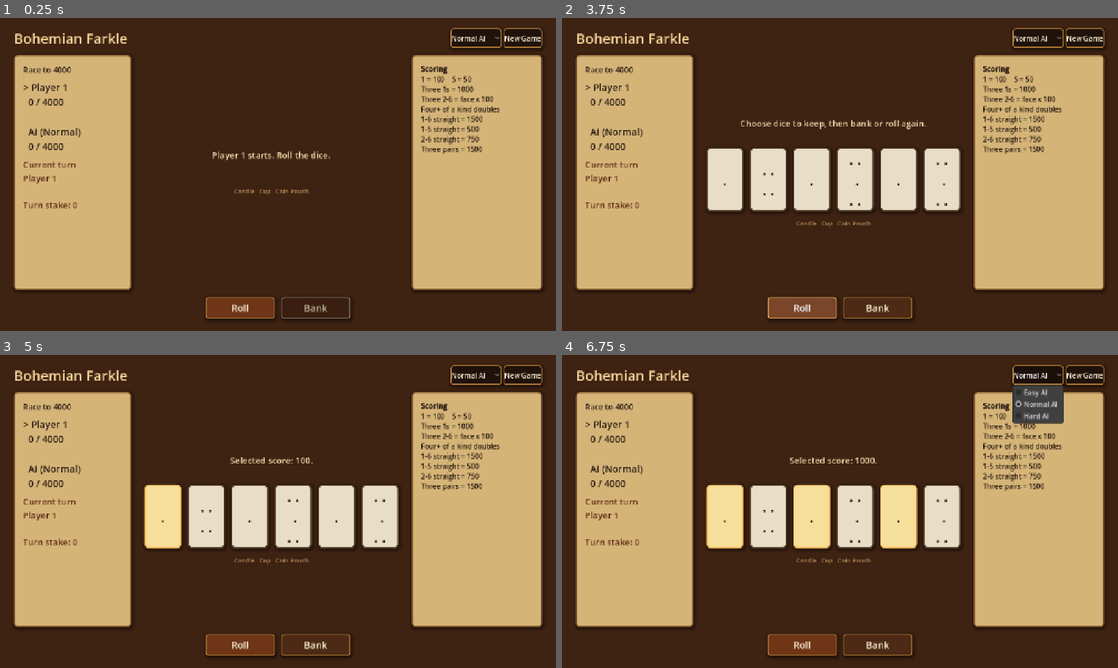
Above: before the commit, frames 1-4 (two rows, left to right).
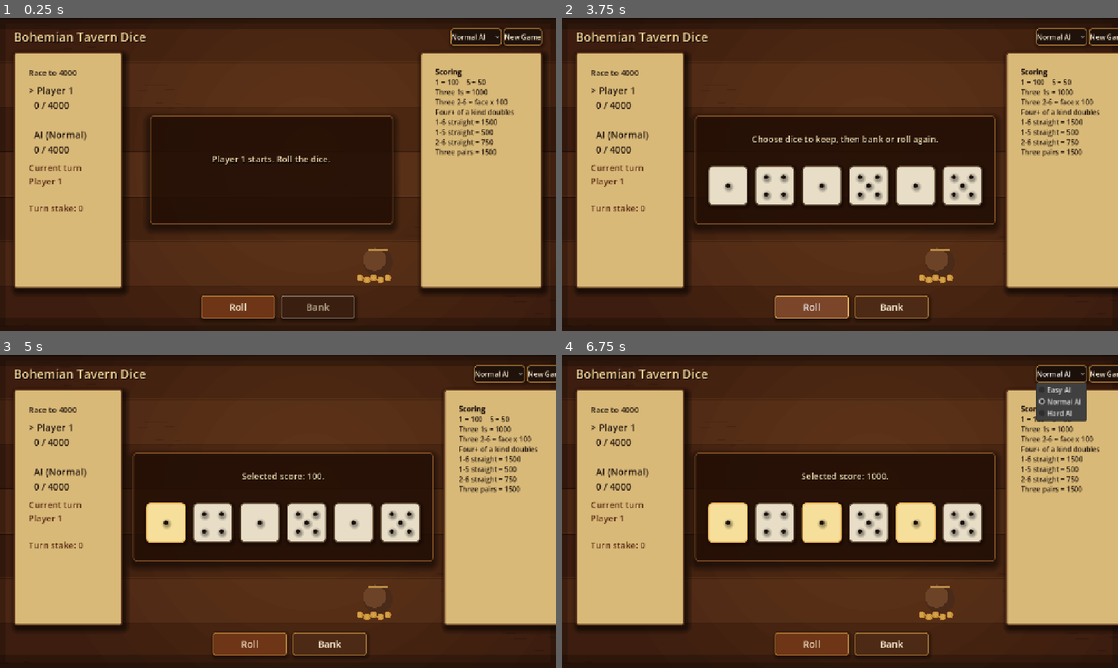
Above: after the commit, the same moments.

Repository: YGY-Sun/bohemian-farkle
Game: Godot game, scene res://scenes/Main.tscn
Two runs of this game, one before a commit and one after it. Both use one fixed random seed, a clock stepped at 60 frames per second and the inputs below.
Inputs (mouse positions are in pixels of both pictures, inside the frame that each line leads up to):
- Up to frame 1 (0.25 s): no input
- Up to frame 2 (3.75 s): click "Normal AI" at 0.5 s; click "Normal AI" at 1.25 s; click "New Game" at 2 s; click "New Game" at 2.75 s; click "Roll" at 3.5 s
- Up to frame 3 (5 s): click (161, 517) at 4.25 s, where only the run before the commit has a clickable "."
- Up to frame 4 (6.75 s): click (812, 517) at 5 s, where only the run before the commit has a clickable "."; click (901, 517) at 5.75 s, where only the run before the commit has a clickable "."; click "Normal AI" at 6.5 s

The runs differ from the first frame. In frame 1, 19% of the frame differs, in the area x 0-100%, y 0-99%; in frame 2, 30%; in frame 3, 30%; in frame 4, 31%.

Commit message:
Improve tavern tabletop presentation

Diff:
--- a/scripts/Main.gd
+++ b/scripts/Main.gd
@@ -19,7 +19,81 @@
 const BONE_SELECTED := Color("#f6df9a")
 const DISABLED_TINT := Color("#8d8070")
 const PANEL_RADIUS := 8
-const DICE_SIZE := 86
+const DICE_SIZE := 92
+
+class TavernBackdrop:
+	extends Control
+
+	func _ready() -> void:
+		mouse_filter = Control.MOUSE_FILTER_IGNORE
+
+
+	func _notification(what: int) -> void:
+		if what == NOTIFICATION_RESIZED:
+			queue_redraw()
+
+
+	func _draw() -> void:
+		var table_rect := Rect2(Vector2.ZERO, size)
+		draw_rect(table_rect, Color("#2a1208"))
+
+		var plank_count := 7
+		var plank_height := size.y / plank_count
+		for plank in range(plank_count):
+			var y := plank * plank_height
+			var fill := Color("#3c1d0f") if plank % 2 == 0 else Color("#4a2614")
+			draw_rect(Rect2(0, y, size.x, plank_height), fill)
+			draw_line(Vector2(0, y), Vector2(size.x, y), Color(0, 0, 0, 0.32), 3.0)
+			draw_line(Vector2(0, y + plank_height - 2), Vector2(size.x, y + plank_height - 2), Color("#7b4422", 0.2), 1.0)
+
+		for i in range(38):
+			var x := fmod(float(i * 173), max(size.x, 1.0))
+			var y := fmod(float(i * 97), max(size.y, 1.0))
+			var length := 36.0 + fmod(float(i * 19), 96.0)
+			draw_line(Vector2(x, y), Vector2(min(x + length, size.x), y + sin(float(i)) * 5.0), Color("#160a05", 0.22), 1.0)
+
+		var light_center := Vector2(size.x * 0.56, size.y * 0.44)
+		for ring in range(9, 0, -1):
+			draw_circle(light_center, ring * 68.0, Color("#d58836", 0.018))
+
+		_draw_candle(Vector2(size.x * 0.14, size.y * 0.76))
+		_draw_cup(Vector2(size.x * 0.83, size.y * 0.77))
+		_draw_coin_pouch(Vector2(size.x * 0.68, size.y * 0.78))
+
+		draw_rect(table_rect, Color(0, 0, 0, 0.18), false, 24.0)
+		draw_rect(Rect2(Vector2.ZERO, Vector2(size.x, 26)), Color(0, 0, 0, 0.24))
+		draw_rect(Rect2(Vector2(0, size.y - 30), Vector2(size.x, 30)), Color(0, 0, 0, 0.22))
+
+
+	func _draw_candle(pos: Vector2) -> void:
+		draw_circle(pos + Vector2(0, -48), 76, Color("#f0a743", 0.09))
+		draw_circle(pos + Vector2(0, -48), 38, Color("#ffd382", 0.14))
+		draw_rect(Rect2(pos + Vector2(-13, -46), Vector2(26, 58)), Color("#d9c28a"))
+		draw_rect(Rect2(pos + Vector2(-15, 8), Vector2(30, 7)), Color("#9a6b37"))
+		draw_circle(pos + Vector2(0, -57), 9, Color("#ffbf4e"))
+		draw_circle(pos + Vector2(0, -62), 4, Color("#fff1a8"))
+
+
+	func _draw_cup(pos: Vector2) -> void:
+		draw_colored_polygon(PackedVector2Array([
+			pos + Vector2(-34, -14),
+			pos + Vector2(34, -14),
+			pos + Vector2(24, 34),
+			pos + Vector2(-24, 34),
+		]), Color("#5a321f"))
+		draw_arc(pos + Vector2(0, -14), 33, 0, TAU, 36, Color("#8f5c37"), 8.0)
+		draw_arc(pos + Vector2(0, -14), 25, 0, TAU, 36, Color("#26150d"), 5.0)
+		draw_arc(pos + Vector2(34, 9), 18, -PI * 0.45, PI * 0.45, 20, Color("#9b6a45"), 5.0)
+
+
+	func _draw_coin_pouch(pos: Vector2) -> void:
+		draw_circle(pos, 34, Color("#4a2a19"))
+		draw_circle(pos + Vector2(-8, -6), 26, Color("#6d4327"))
+		draw_line(pos + Vector2(-24, -28), pos + Vector2(24, -28), Color("#bb8b45"), 4.0)
+		for i in range(5):
+			var coin_pos := pos + Vector2(-42 + i * 16, 36 + (i % 2) * 5)
+			draw_circle(coin_pos, 8, Color("#c28a32"))
+			draw_circle(coin_pos, 5, Color("#e0b45d", 0.55))
 
 var rng := RandomNumberGenerator.new()
 var game_mode := GameMode.SINGLE_PLAYER
@@ -53,17 +127,10 @@
 
 
 func _build_ui() -> void:
-	var table := ColorRect.new()
+	var table := TavernBackdrop.new()
 	table.name = "TavernTable"
-	table.color = TABLE_MID
 	table.set_anchors_preset(Control.PRESET_FULL_RECT)
 	add_child(table)
-
-	var vignette := ColorRect.new()
-	vignette.name = "TableVignette"
-	vignette.color = Color(0, 0, 0, 0.18)
-	vignette.set_anchors_preset(Control.PRESET_FULL_RECT)
-	add_child(vignette)
 
 	var safe := MarginContainer.new()
 	safe.set_anchors_preset(Control.PRESET_FULL_RECT)
@@ -99,9 +166,12 @@
 	header.size_flags_horizontal = Control.SIZE_EXPAND_FILL
 
 	title_label = Label.new()
-	title_label.text = "Bohemian Farkle"
+	title_label.text = "Bohemian Tavern Dice"
 	title_label.add_theme_color_override("font_color", Color("#f6d89a"))
-	title_label.add_theme_font_size_override("font_size", 32)
+	title_label.add_theme_color_override("font_shadow_color", Color(0, 0, 0, 0.75))
+	title_label.add_theme_constant_override("shadow_offset_x", 2)
+	title_label.add_theme_constant_override("shadow_offset_y", 2)
+	title_label.add_theme_font_size_override("font_size", 28)
 	title_label.size_flags_horizontal = Control.SIZE_EXPAND_FILL
 	header.add_child(title_label)
 
@@ -125,9 +195,10 @@
 
 func _build_score_panel() -> Control:
 	var panel := PanelContainer.new()
-	panel.custom_minimum_size = Vector2(270, 0)
+	panel.custom_minimum_size = Vector2(250, 0)
 	panel.size_flags_vertical = Control.SIZE_EXPAND_FILL
-	panel.add_theme_stylebox_override("panel", _make_style(PARCHMENT, PARCHMENT_DARK, 3, 8))
+	panel.rotation_degrees = -0.7
+	panel.add_theme_stylebox_override("panel", _make_parchment_style())
 
 	var margin := MarginContainer.new()
 	margin.add_theme_constant_override("margin_left", 18)
@@ -141,7 +212,7 @@
 	margin.add_child(content)
 
 	mode_label = Label.new()
-	mode_label.text = "Single Player"
+	mode_label.text = "Score Sheet"
 	mode_label.add_theme_color_override("font_color", INK)
 	mode_label.add_theme_font_size_override("font_size", 18)
 	content.add_child(mode_label)
@@ -163,9 +234,10 @@
 
 func _build_rules_panel() -> Control:
 	var panel := PanelContainer.new()
-	panel.custom_minimum_size = Vector2(300, 0)
+	panel.custom_minimum_size = Vector2(280, 0)
 	panel.size_flags_vertical = Control.SIZE_EXPAND_FILL
-	panel.add_theme_stylebox_override("panel", _make_style(PARCHMENT, PARCHMENT_DARK, 3, 8))
+	panel.rotation_degrees = 0.8
+	panel.add_theme_stylebox_override("panel", _make_parchment_style())
 
 	var margin := MarginContainer.new()
 	margin.add_theme_constant_override("margin_left", 18)
@@ -188,33 +260,46 @@
 
 
 func _build_dice_table() -> Control:
+	var table_space := VBoxContainer.new()
+	table_space.size_flags_horizontal = Control.SIZE_EXPAND_FILL
+	table_space.size_flags_vertical = Control.SIZE_EXPAND_FILL
+	table_space.alignment = BoxContainer.ALIGNMENT_CENTER
+
+	var mat := PanelContainer.new()
+	mat.custom_minimum_size = Vector2(560, 250)
+	mat.size_flags_horizontal = Control.SIZE_SHRINK_CENTER
+	mat.add_theme_stylebox_override("panel", _make_table_mat_style())
+	table_space.add_child(mat)
+
+	var margin := MarginContainer.new()
+	margin.add_theme_constant_override("margin_left", 28)
+	margin.add_theme_constant_override("margin_top", 20)
+	margin.add_theme_constant_override("margin_right", 28)
+	margin.add_theme_constant_override("margin_bottom", 24)
+	mat.add_child(margin)
+
 	var area := VBoxContainer.new()
-	area.size_flags_horizontal = Control.SIZE_EXPAND_FILL
-	area.size_flags_vertical = Control.SIZE_EXPAND_FILL
 	area.alignment = BoxContainer.ALIGNMENT_CENTER
-	area.add_theme_constant_override("separation", 18)
+	area.add_theme_constant_override("separation", 22)
+	margin.add_child(area)
 
 	status_label = Label.new()
 	status_label.horizontal_alignment = HORIZONTAL_ALIGNMENT_CENTER
 	status_label.autowrap_mode = TextServer.AUTOWRAP_WORD_SMART
-	status_label.add_theme_color_override("font_color", Color("#f3dfb0"))
+	status_label.add_theme_color_override("font_color", Color("#f6ddb0"))
+	status_label.add_theme_color_override("font_shadow_color", Color(0, 0, 0, 0.85))
+	status_label.add_theme_constant_override("shadow_offset_x", 1)
+	status_label.add_theme_constant_override("shadow_offset_y", 2)
 	status_label.add_theme_font_size_override("font_size", 20)
-	status_label.custom_minimum_size = Vector2(360, 52)
+	status_label.custom_minimum_size = Vector2(490, 54)
 	area.add_child(status_label)
 
 	dice_box = HBoxContainer.new()
-	dice_box.add_theme_constant_override("separation", 14)
+	dice_box.add_theme_constant_override("separation", 16)
 	dice_box.size_flags_horizontal = Control.SIZE_SHRINK_CENTER
 	area.add_child(dice_box)
 
-	var props := Label.new()
-	props.text = "Candle   Cup   Coin Pouch"
-	props.horizontal_alignment = HORIZONTAL_ALIGNMENT_CENTER
-	props.add_theme_color_override("font_color", Color("#b98f5a"))
-	props.add_theme_font_size_override("font_size", 14)
-	area.add_child(props)
-
-	return area
+	return table_space
 
 
 func _build_action_row() -> Control:
@@ -224,14 +309,14 @@
 
 	roll_button = Button.new()
 	roll_button.text = "Roll"
-	roll_button.custom_minimum_size = Vector2(160, 50)
+	roll_button.custom_minimum_size = Vector2(170, 54)
 	roll_button.pressed.connect(_on_roll_pressed)
 	_style_button(roll_button, Color("#6e3517"), BRASS, 22)
 	actions.add_child(roll_button)
 
 	bank_button = Button.new()
 	bank_button.text = "Bank"
-	bank_button.custom_minimum_size = Vector2(160, 50)
+	bank_button.custom_minimum_size = Vector2(170, 54)
 	bank_button.pressed.connect(_on_bank_pressed)
 	_style_button(bank_button, Color("#4d2a15"), BRASS, 22)
 	actions.add_child(bank_button)
@@ -257,6 +342,26 @@
 	return style
 
 
+func _make_parchment_style() -> StyleBoxFlat:
+	var style := _make_style(Color("#d8b978"), Color("#5f351c"), 3, 5)
+	style.shadow_color = Color(0, 0, 0, 0.55)
+	style.shadow_size = 14
+	style.shadow_offset = Vector2(5, 7)
+	style.content_margin_left = 16
+	style.content_margin_top = 16
+	style.content_margin_right = 16
+	style.content_margin_bottom = 16
+	return style
+
+
+func _make_table_mat_style() -> StyleBoxFlat:
+	var style := _make_style(Color("#271005", 0.72), Color("#8b5529", 0.85), 2, 8)
+	style.shadow_color = Color(0, 0, 0, 0.5)
+	style.shadow_size = 18
+	style.shadow_offset = Vector2(0, 8)
+	return style
+
+
 func _style_button(button: Button, fill: Color, border: Color, font_size := 20) -> void:
 	button.add_theme_stylebox_override("normal", _make_style(fill, border, 2, 6))
 	button.add_theme_stylebox_override("hover", _make_style(fill.lightened(0.08), CANDLE, 2, 6))
@@ -282,21 +387,56 @@
 	button.add_theme_font_size_override("font_size", 34)
 
 
-func _die_face_text(value: int) -> String:
+func _die_pip_positions(value: int) -> Array[int]:
 	match value:
 		1:
-			return "."
+			return [4]
 		2:
-			return ".  ."
+			return [0, 8]
 		3:
-			return ".\n.\n."
+			return [0, 4, 8]
 		4:
-			return ". .\n. ."
+			return [0, 2, 6, 8]
 		5:
-			return ". .\n . \n. ."
+			return [0, 2, 4, 6, 8]
 		6:
-			return ". .\n. .\n. ."
-	return str(value)
+			return [0, 2, 3, 5, 6, 8]
+	return []
+
+
+func _add_die_pips(button: Button, value: int, disabled: bool) -> void:
+	var margin := MarginContainer.new()
+	margin.mouse_filter = Control.MOUSE_FILTER_IGNORE
+	margin.set_anchors_preset(Control.PRESET_FULL_RECT)
+	margin.add_theme_constant_override("margin_left", 18)
+	margin.add_theme_constant_override("margin_top", 18)
+	margin.add_theme_constant_override("margin_right", 18)
+	margin.add_theme_constant_override("margin_bottom", 18)
+	button.add_child(margin)
+
+	var grid := GridContainer.new()
+	grid.columns = 3
+	grid.mouse_filter = Control.MOUSE_FILTER_IGNORE
+	grid.size_flags_horizontal = Control.SIZE_EXPAND_FILL
+	grid.size_flags_vertical = Control.SIZE_EXPAND_FILL
+	margin.add_child(grid)
+
+	var active_positions := _die_pip_positions(value)
+	for cell_index in range(9):
+		var cell := CenterContainer.new()
+		cell.mouse_filter = Control.MOUSE_FILTER_IGNORE
+		cell.size_flags_horizontal = Control.SIZE_EXPAND_FILL
+		cell.size_flags_vertical = Control.SIZE_EXPAND_FILL
+		grid.add_child(cell)
+
+		if not active_positions.has(cell_index):
+			continue
+
+		var pip := Panel.new()
+		pip.mouse_filter = Control.MOUSE_FILTER_IGNORE
+		pip.custom_minimum_size = Vector2(10, 10)
+		pip.add_theme_stylebox_override("panel", _make_style(Color("#1b100a") if not disabled else Color("#5e5144"), Color.TRANSPARENT, 0, 5))
+		cell.add_child(pip)
 
 
 func _new_game() -> void:
@@ -546,9 +686,11 @@
 		var button := Button.new()
 		var selected := held_indices.has(i)
 		var disabled := not _is_human_turn()
-		button.text = _die_face_text(dice_values[i])
+		button.text = ""
+		button.focus_mode = Control.FOCUS_NONE
 		button.custom_minimum_size = Vector2(DICE_SIZE, DICE_SIZE)
 		_style_die(button, selected, disabled)
+		_add_die_pips(button, dice_values[i], disabled)
 		button.disabled = disabled
 		button.pressed.connect(_toggle_die.bind(i))
 		dice_box.add_child(button)
